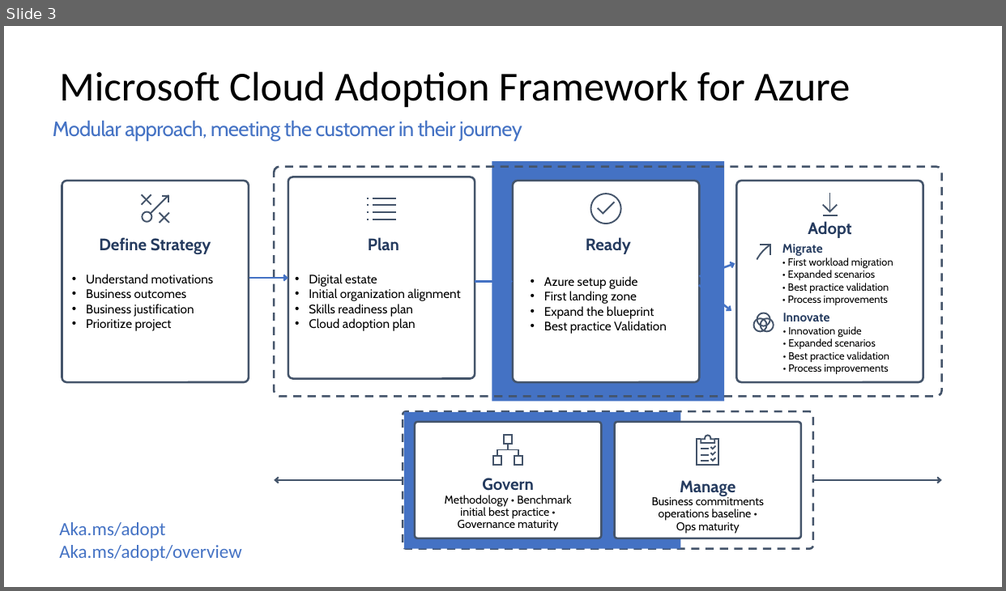
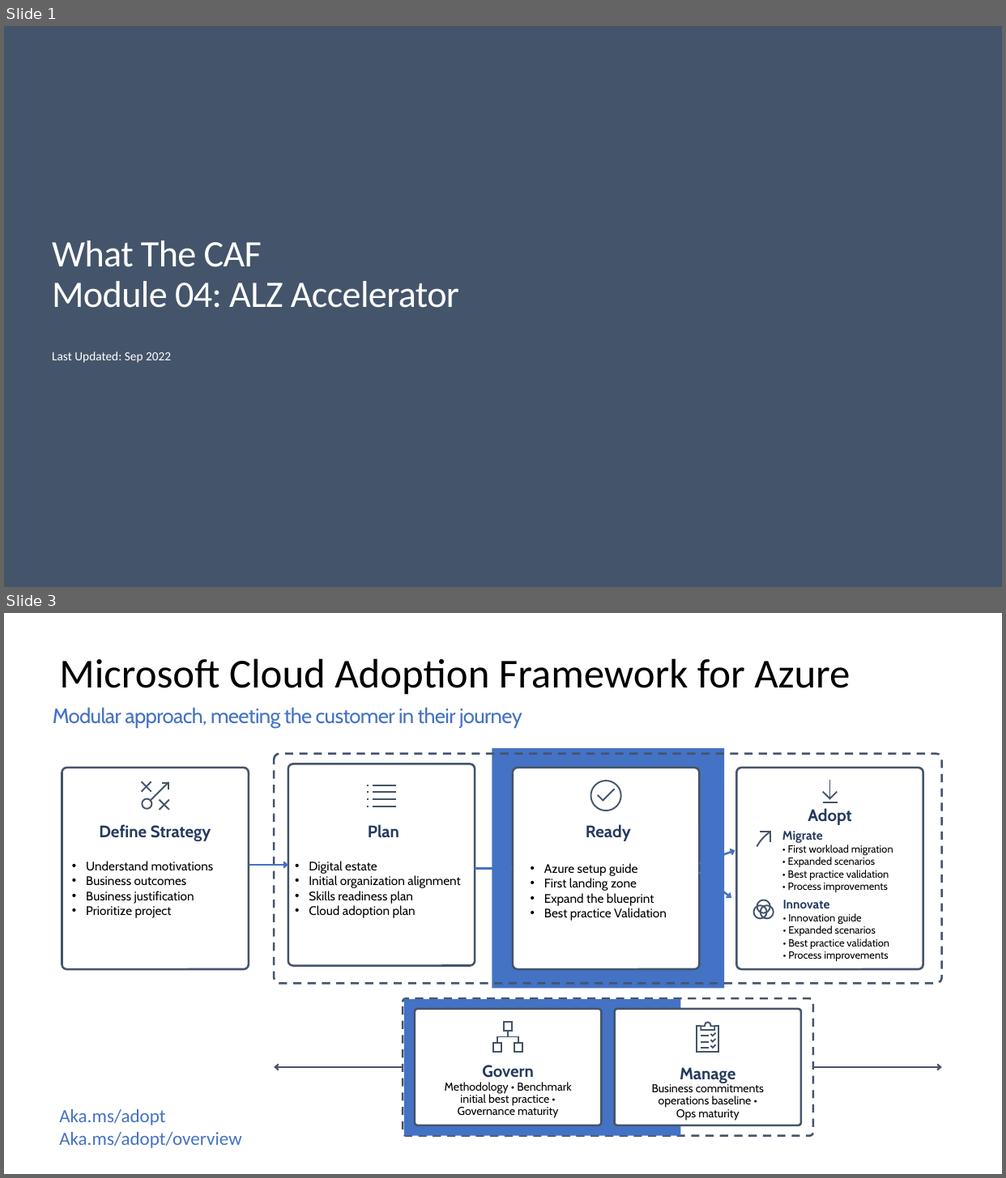
Before and after one commit to jonathan-vella/what-the-caf, a slide deck: learning_path_modules/04_ALZ_Accelerator/00_ALZ_Accelerator_Agenda.pptx. Shown one above the other, each under a label of ours: slide 3 before the commit, slides 1 and 3 after it; the slides between them are not shown. The pictures are 1006x591 and 1006x1178 pixels, drawn with LibreOffice and Linux fonts; fonts in the diff are those of the drawing; background and template pictures are left out. Boxes give left, top, right and bottom in pixels: in the first picture for what was removed or moved away, otherwise in the second. Text is boxed around its words. In the diff, an @@ line names an element or a change of style, - is before the commit and + after.

```diff
--- a/learning_path_modules/04_ALZ_Accelerator/00_ALZ_Accelerator_Agenda.pptx
+++ b/learning_path_modules/04_ALZ_Accelerator/00_ALZ_Accelerator_Agenda.pptx
@@ slide 1 added at <box>4,26,1002,587</box>, background #44546A @@
@@ title added at <box>52,241,459,308</box>, 36.7 pt, text #FFFFFF @@
+What The CAF
+Module 04: ALZ Accelerator
@@ text added at <box>52,352,171,363</box>, 12.2 pt, text #FFFFFF @@
+Last Updated: Sep 2022
```
Also in this commit, not shown: 5 slides changed, 3 other slides added, 2 slides removed, 8 other files.
